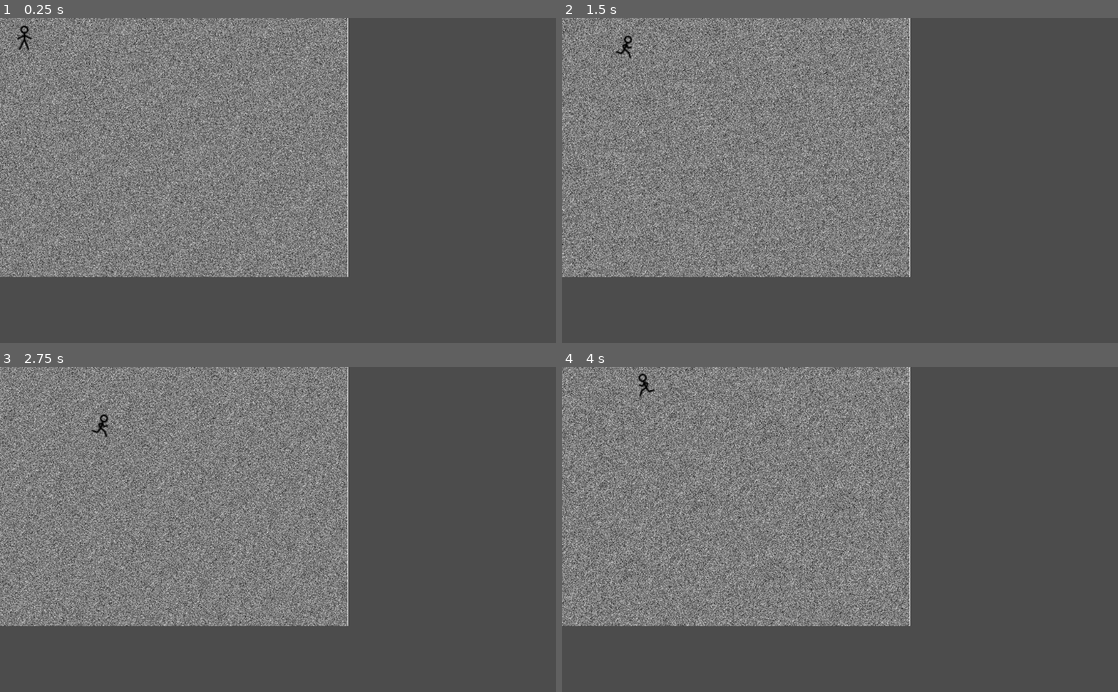
Above: before the commit, frames 1-4 (two rows, left to right).
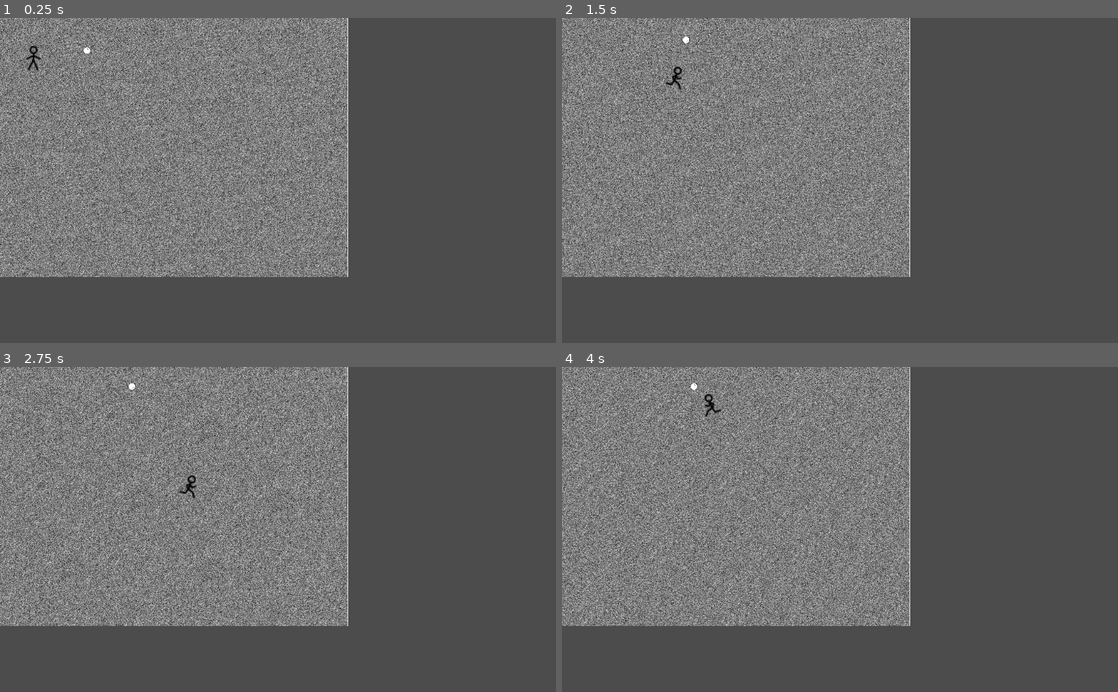
Above: after the commit, the same moments.

Repository: ssj71/nonlinearsnowballfight
Game: Godot game, scene res://fight.tscn
The game is run twice, just before and just after one commit, with the same random seed, the same clock (stepped at 60 frames per second) and the same inputs.
Inputs:
- Up to frame 1 (0.25 s): no input
- Up to frame 2 (1.5 s): hold Right 0.53-1.28 s; hold Space 0.53-1.28 s; hold Down from 1.28 s (still down); tap Space at 1.35 s
- Up to frame 3 (2.75 s): tap Space at 1.52, 1.82 s; release Down at 2.03 s; hold Right from 2.03 s (still down); hold Space from 2.03 s (still down)
- Up to frame 4 (4 s): release Right at 2.78 s; release Space at 2.78 s; hold Up 2.78-3.53 s; tap Space at 2.85, 3.02, 3.32 s; hold Left from 3.53 s (still down); hold Space from 3.53 s (still down)

The runs differ from the first frame. In frame 1, 26% of the frame differs, in the area x 0-63%, y 0-80%; in frame 2, 26%; in frame 3, 26%; in frame 4, 26%.

Commit message:
added a snowball, maybe

Diff:
--- a/Player.gd
+++ b/Player.gd
@@ -1,11 +1,8 @@
-extends AnimatedSprite
+extends KinematicBody2D
 
-# Declare member variables here. Examples:
-# var a = 2
-# var b = "text"
-var speed = 100
-var vel = Vector2()
-
+# Declare member variables here.
+var speed = 200
+var hold = 0
 
 # Called when the node enters the scene tree for the first time.
 func _ready():
@@ -13,18 +10,31 @@
 
 # Called every frame. 'delta' is the elapsed time since the previous frame.
 func _process(delta):
+	if Input.is_key_pressed(KEY_SPACE):
+		hold = hold + delta
+	elif hold != 0:
+		#var ball = RigidBody2D
+		#var sp = Sprite
+		#ball.x = position.x
+		#ball.y = position.y
+		#sp.
+		#ball.add_child( Sprite )
+		#get_parent().add_child(ball)
+		hold = 0
+	var vel = Vector2(0, 0)
 	if Input.is_key_pressed(KEY_RIGHT):
-		vel = Vector2(speed, 0)
-		flip_h = false
-	elif Input.is_key_pressed(KEY_LEFT):
-		vel = Vector2(-speed, 0)
-		flip_h = true
-	elif Input.is_key_pressed(KEY_UP):
-		vel = Vector2(0, -speed)
-	elif Input.is_key_pressed(KEY_DOWN):
-		vel = Vector2(0, speed)
-	else:
-		animation = "stand"
+		vel.x = 1
+		$AnimatedSprite.flip_h = false
+	if Input.is_key_pressed(KEY_LEFT):
+		vel.x = -1
+		$AnimatedSprite.flip_h = true
+	if Input.is_key_pressed(KEY_UP):
+		vel.y = -1
+	if Input.is_key_pressed(KEY_DOWN):
+		vel.y = 1
+	if vel == Vector2(0,0):
+		$AnimatedSprite.animation = "stand"
 		return
-	animation = "run"
-	position = position + vel * delta
+	$AnimatedSprite.animation = "run"
+
+	position = position + speed * vel.normalized() * delta
--- a/fight.tscn
+++ b/fight.tscn
@@ -1,14 +1,15 @@
-[gd_scene load_steps=13 format=2]
+[gd_scene load_steps=18 format=2]
 
 [ext_resource path="res://noisetexture0.tres" type="Texture" id=1]
 [ext_resource path="res://noisetexture1.tres" type="Texture" id=2]
 [ext_resource path="res://noisetexture2.tres" type="Texture" id=3]
 [ext_resource path="res://noisetexture3.tres" type="Texture" id=4]
-[ext_resource path="res://man-stand.svg" type="Texture" id=5]
-[ext_resource path="res://man-run1.svg" type="Texture" id=6]
-[ext_resource path="res://man-run2.svg" type="Texture" id=7]
-[ext_resource path="res://man-run3.svg" type="Texture" id=8]
-[ext_resource path="res://Player.gd" type="Script" id=9]
+[ext_resource path="res://Player.gd" type="Script" id=5]
+[ext_resource path="res://man-stand.svg" type="Texture" id=6]
+[ext_resource path="res://man-run1.svg" type="Texture" id=7]
+[ext_resource path="res://man-run2.svg" type="Texture" id=8]
+[ext_resource path="res://man-run3.svg" type="Texture" id=9]
+[ext_resource path="res://ball.svg" type="Texture" id=10]
 
 [sub_resource type="SpriteFrames" id=1]
 
@@ -24,25 +25,52 @@
 custom_solver_bias = 0.0
 extents = Vector2( 60, 60 )
 
-[sub_resource type="SpriteFrames" id=3]
+[sub_resource type="CapsuleShape2D" id=8]
+
+custom_solver_bias = 0.0
+radius = 14.9246
+height = 20.0
+
+[sub_resource type="SpriteFrames" id=4]
 
 animations = [ {
-"frames": [ ExtResource( 5 ) ],
+"frames": [ ExtResource( 6 ) ],
 "loop": false,
 "name": "stand",
 "speed": 1.0
 }, {
-"frames": [ ExtResource( 6 ), ExtResource( 7 ), ExtResource( 8 ) ],
+"frames": [ ExtResource( 7 ), ExtResource( 8 ), ExtResource( 9 ) ],
 "loop": true,
 "name": "run",
 "speed": 7.0
 } ]
 
+[sub_resource type="ImageTexture" id=5]
+
+flags = 7
+storage = 0
+lossy_quality = 0.7
+flags = 7
+size = Vector2( 0, 0 )
+
+[sub_resource type="ImageTexture" id=6]
+
+flags = 7
+storage = 0
+lossy_quality = 0.7
+flags = 7
+size = Vector2( 0, 0 )
+
+[sub_resource type="CircleShape2D" id=7]
+
+custom_solver_bias = 0.0
+radius = 7.08656
+
 [node name="Node2D" type="Node2D"]
 
 [node name="BG" type="Polygon2D" parent="."]
 position = Vector2( 1, -2 )
-polygon = PoolVector2Array( -2, 0, 640, 0, 640, 480, 0, 480 )
+polygon = PoolVector2Array( 0, 0, 640, 0, 640, 480, 0, 480 )
 uv = PoolVector2Array(  )
 splits = PoolIntArray(  )
 color = Color( 1, 1, 1, 1 )
@@ -62,7 +90,6 @@
 position = Vector2( 319, 240 )
 frames = SubResource( 1 )
 animation = "default"
-frame = 2
 playing = true
 
 [node name="A1" type="Area2D" parent="."]
@@ -144,10 +171,57 @@
 position = Vector2( 434, 261 )
 shape = SubResource( 2 )
 
-[node name="Player" type="AnimatedSprite" parent="."]
-position = Vector2( 45, 35 )
+[node name="Player" type="KinematicBody2D" parent="."]
+input_pickable = false
+collision_layer = 1
+collision_mask = 1
+collision/safe_margin = 0.08
+motion/sync_to_physics = false
+script = ExtResource( 5 )
+
+[node name="CollisionShape2D" type="CollisionShape2D" parent="Player"]
+position = Vector2( 62, 76 )
+shape = SubResource( 8 )
+
+[node name="AnimatedSprite" type="AnimatedSprite" parent="Player"]
+position = Vector2( 61.6844, 72.5289 )
 scale = Vector2( 1.5, 1.5 )
-frames = SubResource( 3 )
+frames = SubResource( 4 )
 animation = "stand"
 playing = true
-script = ExtResource( 9 )
+
+[node name="Sprite" type="Sprite" parent="."]
+position = Vector2( 12.95, 43.07 )
+texture = SubResource( 5 )
+normal_map = SubResource( 6 )
+
+[node name="MeshInstance2D" type="MeshInstance2D" parent="."]
+position = Vector2( 12.95, 43.07 )
+mesh = null
+texture = ExtResource( 10 )
+
+[node name="RigidBody2D" type="RigidBody2D" parent="."]
+position = Vector2( 160.136, 60.149 )
+input_pickable = false
+collision_layer = 1
+collision_mask = 1
+mode = 0
+mass = 6133.91
+gravity_scale = 0.0
+custom_integrator = false
+continuous_cd = 0
+contacts_reported = 0
+contact_monitor = false
+sleeping = false
+can_sleep = true
+linear_velocity = Vector2( 0, 0 )
+linear_damp = 3.58
+angular_velocity = 0.0
+angular_damp = -1.0
+
+[node name="CollisionShape2D" type="CollisionShape2D" parent="RigidBody2D"]
+shape = SubResource( 7 )
+
+[node name="ball" type="Sprite" parent="RigidBody2D/CollisionShape2D"]
+scale = Vector2( 0.2, 0.2 )
+texture = ExtResource( 10 )
